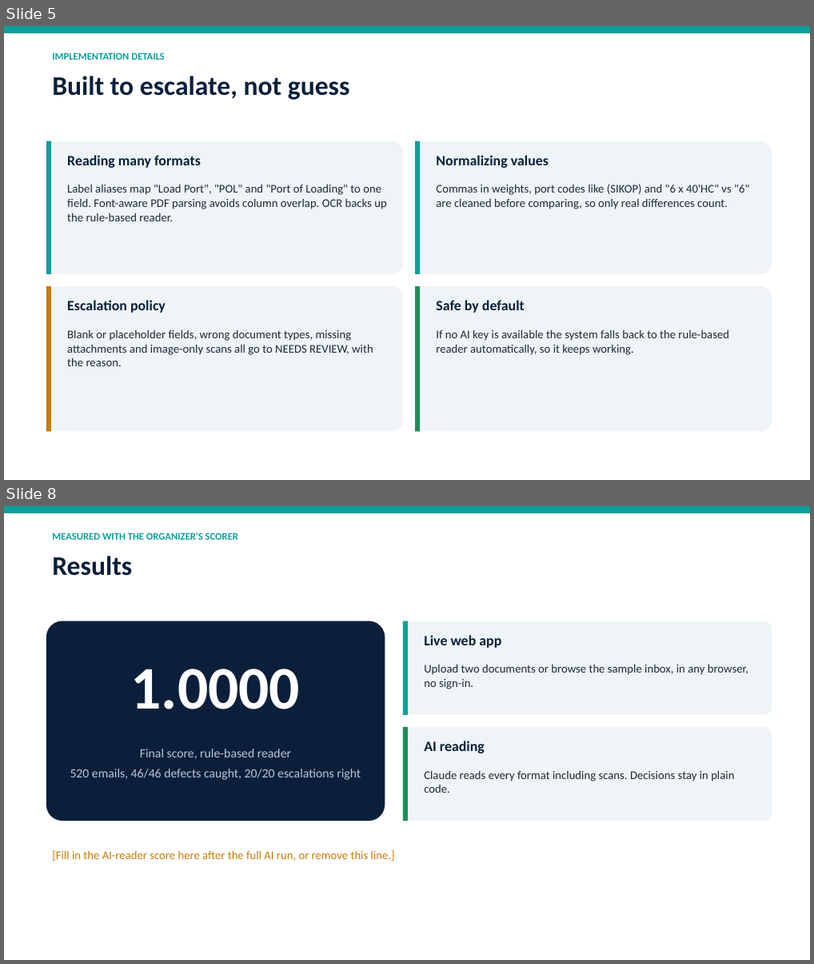
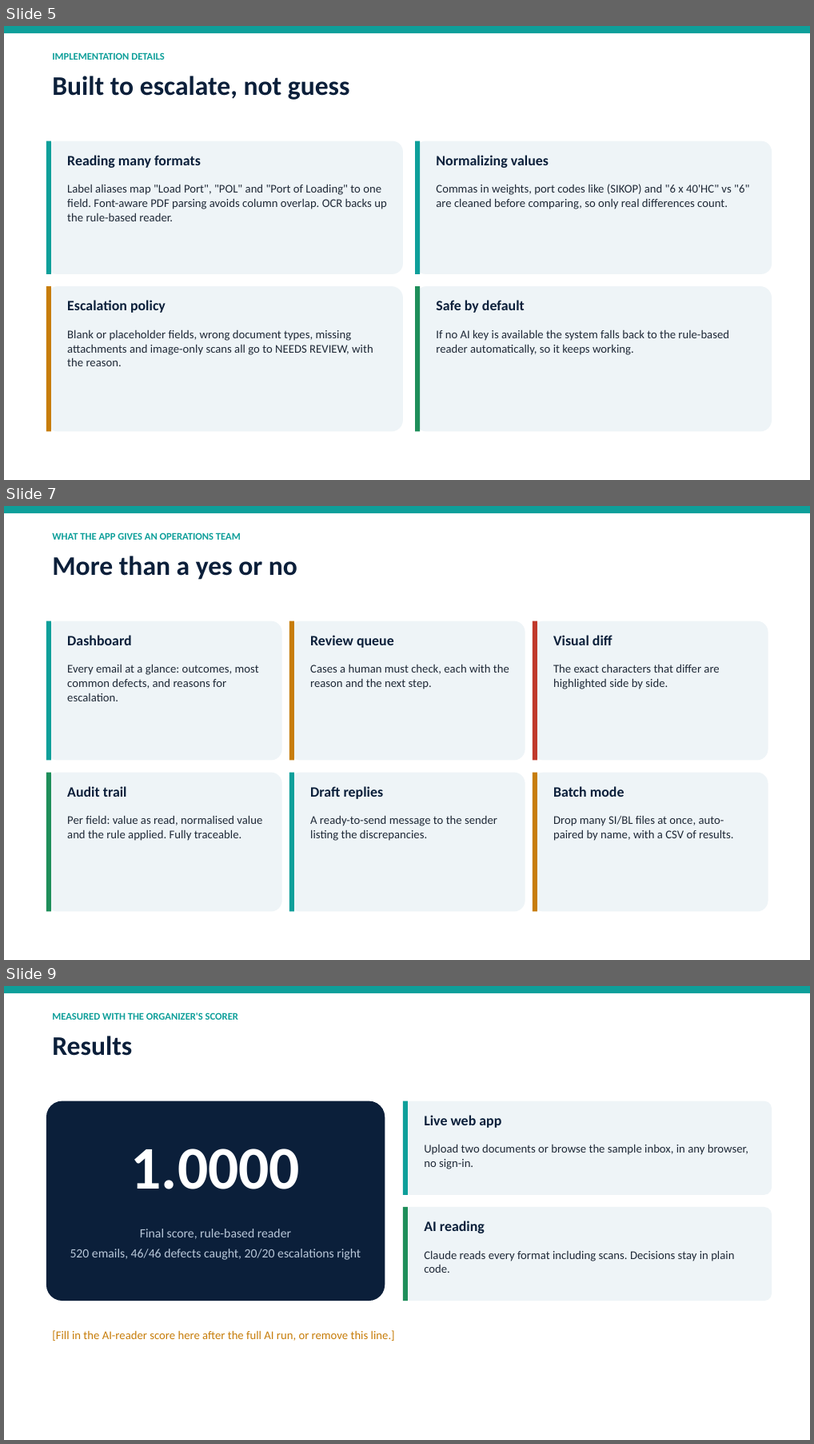
Before and after one commit to BryanWZH/Averis-unemployed-bums, a slide deck: docs/SDOC_slides.pptx. Shown one above the other, each under a label of ours: slides 5 and 8 before the commit, slides 5, 7 and 9 after it; the slides between them are not shown. The pictures are 814x964 and 814x1444 pixels, drawn with LibreOffice and Linux fonts; fonts in the diff are those of the drawing. Boxes give left, top, right and bottom in pixels: in the first picture for what was removed or moved away, otherwise in the second. Text is boxed around its words. In the diff, an @@ line names an element or a change of style, - is before the commit and + after.

```diff
--- a/docs/SDOC_slides.pptx
+++ b/docs/SDOC_slides.pptx
@@ slide 7 added at box(4, 506, 810, 960), background #FFFFFF @@
@@ rectangle added at box(4, 506, 810, 513), fill #0E9F9A @@
@@ text added at box(52, 532, 241, 540), 12 pt, text #0E9F9A, bold @@
+WHAT THE APP GIVES AN OPERATIONS TEAM
@@ text added at box(52, 556, 298, 580), 32 pt, text #0B1F3A, bold @@
+More than a yes or no
@@ rounded rectangle added at box(46, 621, 282, 760), fill #EEF4F7 @@
@@ rectangle added at box(46, 621, 51, 760), fill #0E9F9A @@
@@ rounded rectangle added at box(290, 621, 526, 760), fill #EEF4F7 @@
@@ rectangle added at box(290, 621, 294, 760), fill #C77D0A @@
@@ rounded rectangle added at box(533, 621, 769, 760), fill #EEF4F7 @@
@@ rectangle added at box(533, 621, 538, 760), fill #C0392B @@
@@ text added at box(67, 635, 132, 645), 17 pt, text #0B1F3A, bold @@
+Dashboard
@@ text added at box(310, 635, 394, 648), 17 pt, text #0B1F3A, bold @@
+Review queue
@@ text added at box(554, 635, 613, 645), 17 pt, text #0B1F3A, bold @@
+Visual diff
@@ text added at box(67, 664, 259, 701), 14 pt, text #1F2937 @@
+Every email at a glance: outcomes, most common defects, and reasons for escalation.
@@ text added at box(310, 664, 510, 689), 14 pt, text #1F2937 @@
+Cases a human must check, each with the reason and the next step.
@@ text added at box(554, 664, 719, 689), 14 pt, text #1F2937 @@
+The exact characters that differ are highlighted side by side.
@@ rounded rectangle added at box(46, 772, 282, 912), fill #EEF4F7 @@
@@ rectangle added at box(46, 772, 51, 912), fill #1E8E5A @@
@@ text added at box(67, 786, 127, 796), 17 pt, text #0B1F3A, bold @@
+Audit trail
@@ rounded rectangle added at box(290, 772, 526, 912), fill #EEF4F7 @@
@@ rectangle added at box(290, 772, 294, 912), fill #0E9F9A @@
@@ text added at box(310, 786, 384, 799), 17 pt, text #0B1F3A, bold @@
+Draft replies
@@ rounded rectangle added at box(533, 772, 769, 912), fill #EEF4F7 @@
@@ rectangle added at box(533, 772, 538, 912), fill #C77D0A @@
@@ text added at box(554, 786, 625, 796), 17 pt, text #0B1F3A, bold @@
+Batch mode
@@ text added at box(67, 815, 262, 840), 14 pt, text #1F2937 @@
+Per field: value as read, normalised value and the rule applied. Fully traceable.
@@ text added at box(310, 815, 498, 840), 14 pt, text #1F2937 @@
+A ready-to-send message to the sender listing the discrepancies.
@@ text added at box(554, 816, 734, 840), 14 pt, text #1F2937 @@
+Drop many SI/BL files at once, auto-paired by name, with a CSV of results.
@@ what was slide 8 is now slide 9 @@
```
Also in this commit, not shown: 1 slide changed, 1 other slide added, 1 slide removed, 5 other files.
